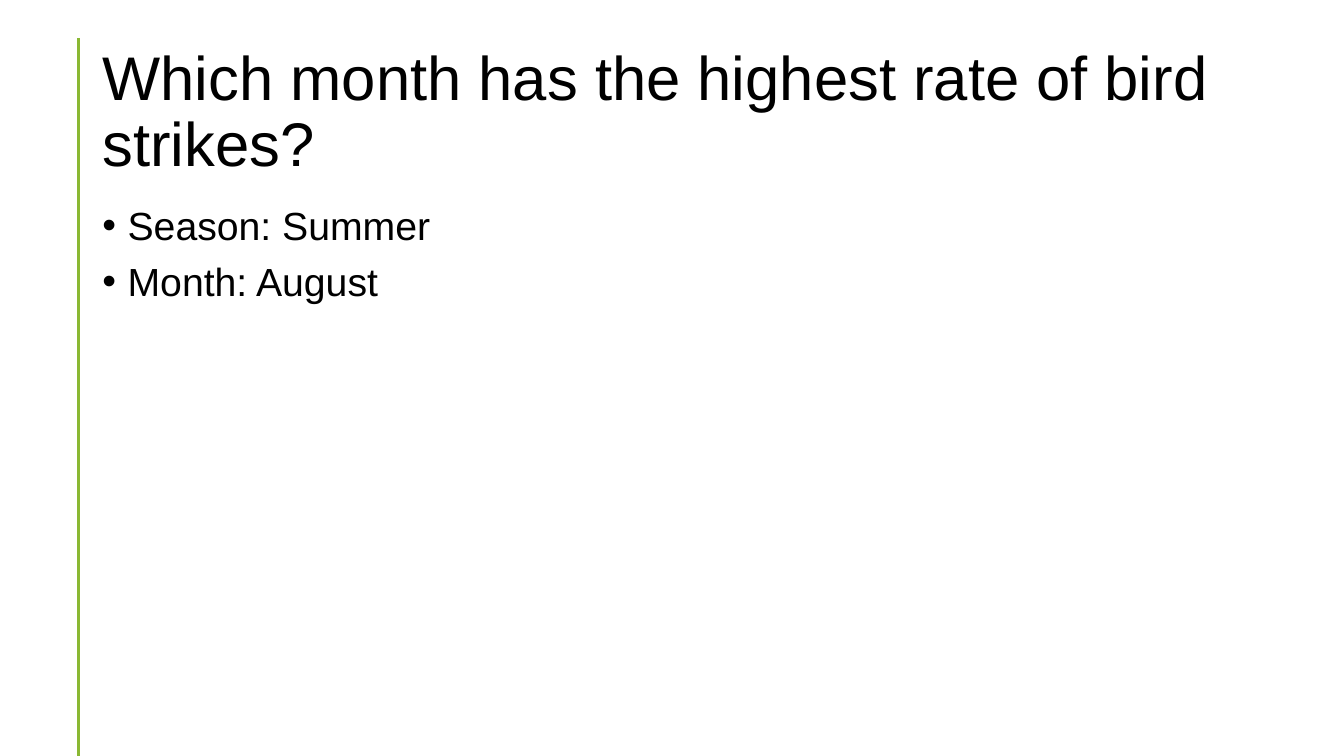
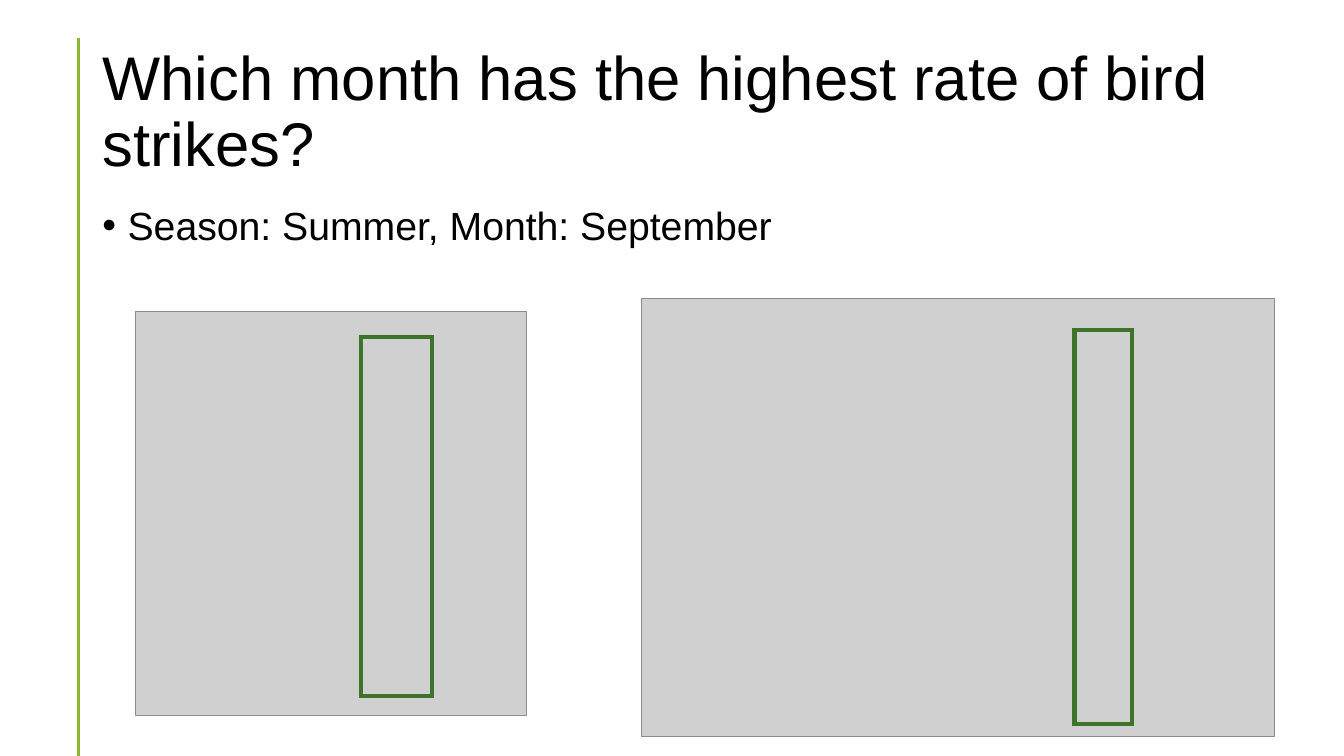
Before and after one commit to kplam624/Birds-Plane-Incident-Analysis, a slide deck: slide 4 of Project-1_CombatWombats.pptx. Drawn at 1344x756 pixels with LibreOffice and Linux fonts; fonts in the diff are those of the drawing; grey boxes stand for pictures. Boxes give left, top, right and bottom in pixels: in the first picture for what was removed or moved away, otherwise in the second. Text is boxed around its words. In the diff, an @@ line names an element or a change of style, - is before the commit and + after.

```diff
--- a/Project-1_CombatWombats.pptx
+++ b/Project-1_CombatWombats.pptx
@@ text at <box>128,211,772,248</box>: text changed @@
-• Season: Summer
-• Month: August
+• Season: Summer, Month: September
@@ picture added at <box>641,298,1275,736</box> @@
@@ picture added at <box>135,312,526,716</box> @@
@@ rectangle added at <box>361,338,433,697</box>, outline #3E752A 3 pt @@
@@ rectangle added at <box>1075,331,1132,725</box>, outline #3E752A 3 pt @@
```
Also in this commit, not shown: 10 other slides changed, 9 slides added, 3 slides removed.
